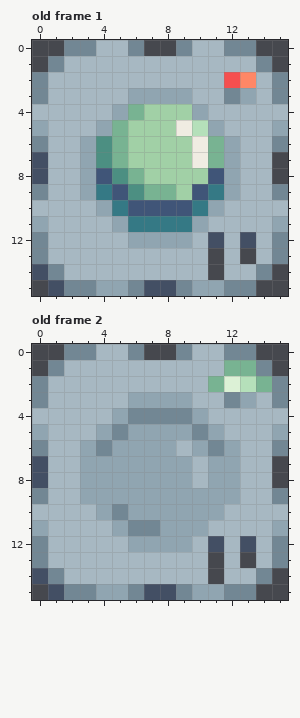
File history of a pixel-art file, public/assets/graphics/snek-button.ase. That is the earlier state.
48x48 pixels, 5 frames. Shown: old frame 1, old frame 2. The old version is drawn lined up with the new one, on the new canvas. The commit also changed other frames, which this record leaves out.
The same view after the edit:
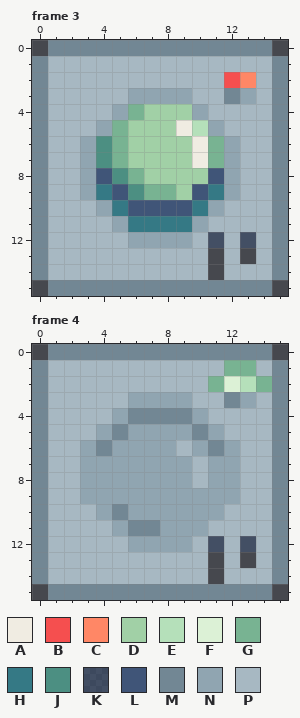
Palette (. is transparent): A #f0ece2  B #f54f4f  C #ff8766  D #a1d0a6  E #b5e0ba  F #dcf1d6  G #78b392  H #357985  J #4c8f82  K #40557883  L #405578  M #728794  N #90a5b1  P #a7b8c2
A new or re-ordered frame is compared with the old frame closest to it.
Change:
canvas 48x48 -> 16x16, the old top-left corner now at -16,-16 (the part of the old canvas that was cut away was empty and is not shown)
frames 5 -> 9
Changed rows in their new state; - is an unchanged pixel.
Frame 3 is new; against old frame 1:
first column x 0:
 0 -M--MM-MM-MM--M-
 1 MP------------PM
 4 M--------------M
 5 M--------------M
 7 M--------------M
 8 M--------------M
10 M--------------M
11 M--------------M
14 MP------------PM
15 -M--MM-MM-MM--M-
Frame 4 is new; against old frame 2: the same change as frame 3
